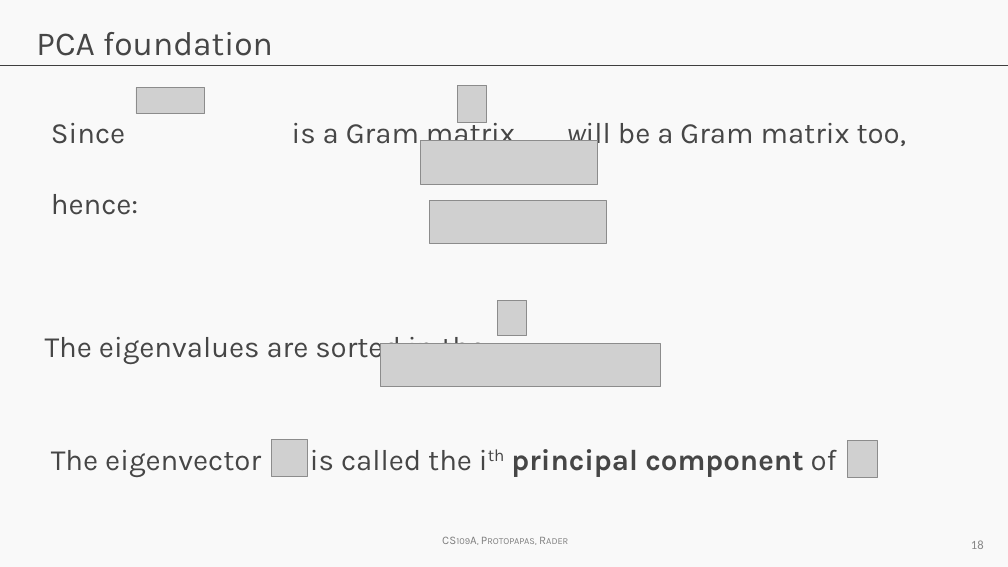
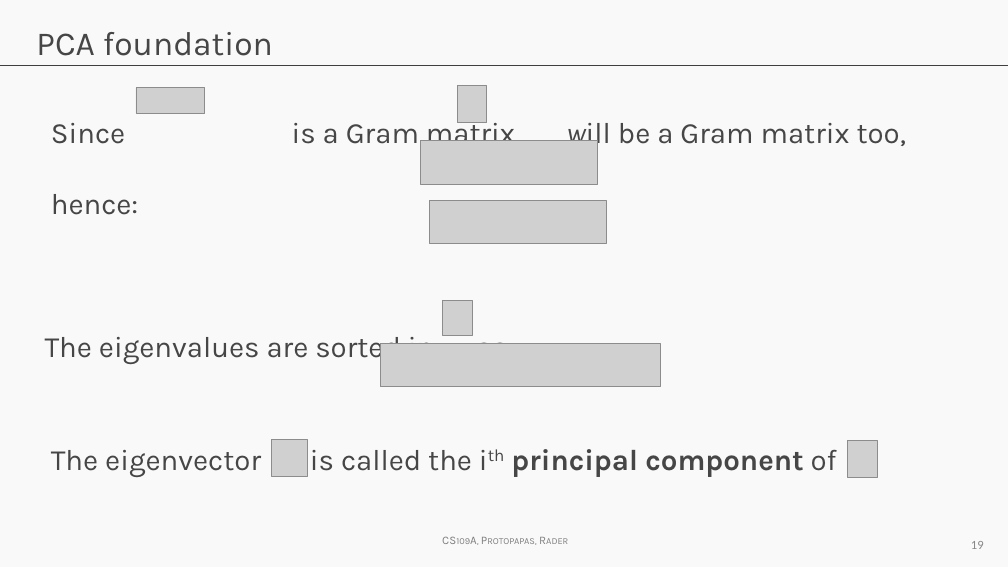
Before and after one commit to Harvard-IACS/2018-CS109A, a slide deck: slide 19 of content/a-sections/a-sec-4/Adv_Section4_Slides_PCA.pptx (slide 18 before the commit). Drawn at 1008x567 pixels with LibreOffice and Linux fonts; fonts in the diff are those of the drawing; grey boxes stand for pictures; background and template pictures are left out. Boxes give left, top, right and bottom in pixels: in the first picture for what was removed or moved away, otherwise in the second. Text is boxed around its words. In the diff, an @@ line names an element or a change of style, - is before the commit and + after.

```diff
--- a/content/a-sections/a-sec-4/Adv_Section4_Slides_PCA.pptx
+++ b/content/a-sections/a-sec-4/Adv_Section4_Slides_PCA.pptx
@@ picture: place and size @@
-picture at box(498, 300, 527, 336)
+picture at box(443, 300, 473, 336)
@@ text at box(45, 330, 514, 364): text changed @@
-The eigenvalues are sorted in the
+The eigenvalues are sorted in as:
@@ page number at box(971, 541, 984, 549): text changed @@
-18
+19
```
Also in this commit, not shown: 21 other slides changed, 2 slides added, 1 slide removed, 1 other file.
